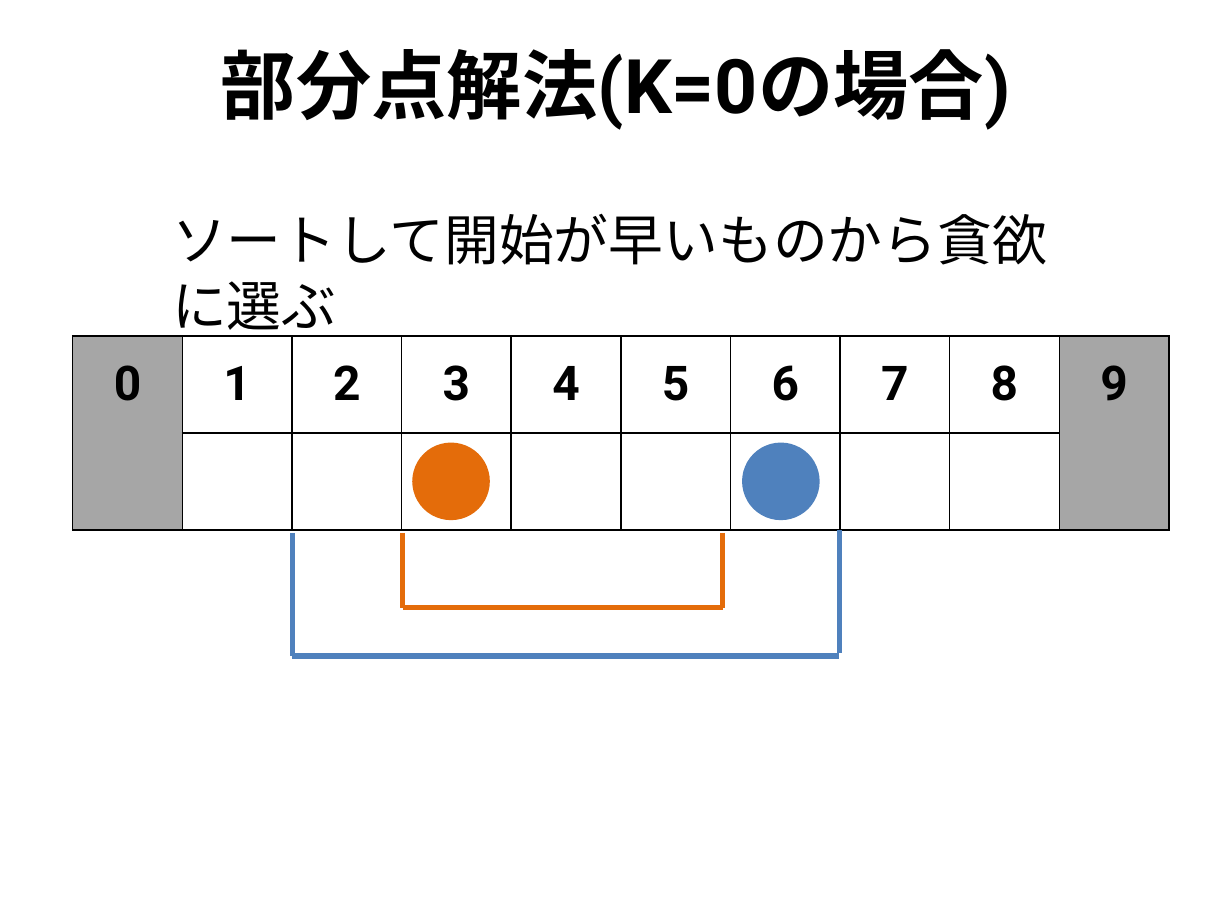
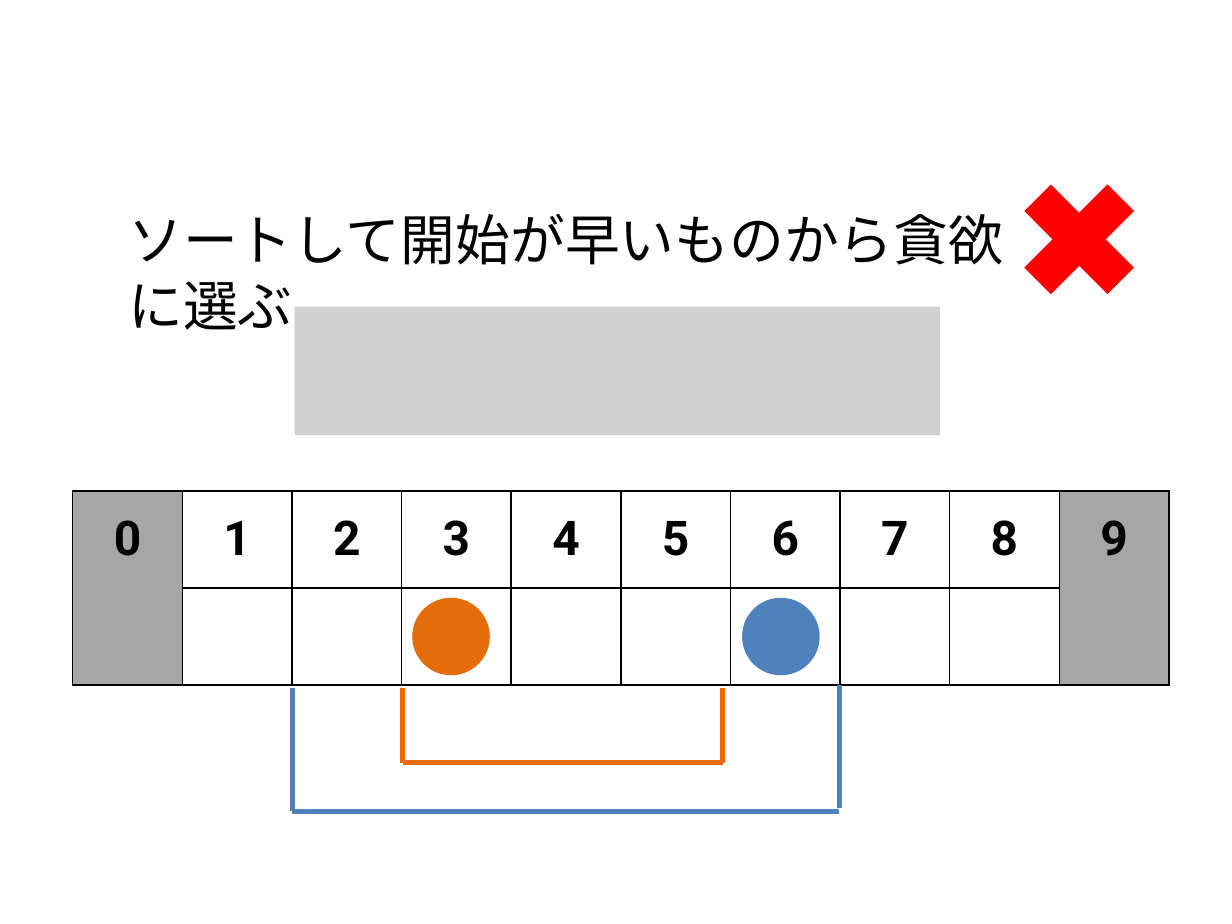
Before and after one commit to utpcjp/utpcjp.github.com, a slide deck: slide 4 of 2013/slides/G.pptx (slide 3 before the commit). Drawn at 1232x924 pixels with LibreOffice and Linux fonts; fonts in the diff are those of the drawing; grey boxes stand for pictures. Boxes give left, top, right and bottom in pixels: in the first picture for what was removed or moved away, otherwise in the second. Text is boxed around its words. In the diff, an @@ line names an element or a change of style, - is before the commit and + after.

```diff
--- a/2013/slides/G.pptx
+++ b/2013/slides/G.pptx
@@ title removed at (x1=221, y1=49, x2=1011, y2=130) @@
-部分点解法(K=0の場合)
@@ cross added at (x1=999, y1=159, x2=1159, y2=319), fill #FF0000 @@
@@ text "ソートして開始が早いものから貪欲に選ぶ" rewrapped from (x1=172, y1=213, x2=1047, y2=340) to (x1=128, y1=213, x2=1003, y2=330) @@
@@ picture added at (x1=294, y1=307, x2=940, y2=435) @@
@@ 6 lines, 2 ellipses, 1 table moved together from (x1=73, y1=336, x2=1169, y2=657) to (x1=73, y1=492, x2=1169, y2=811) @@
```
Also in this commit, not shown: 3 other slides changed, 5 slides added, 1 slide removed, 6 other files.
